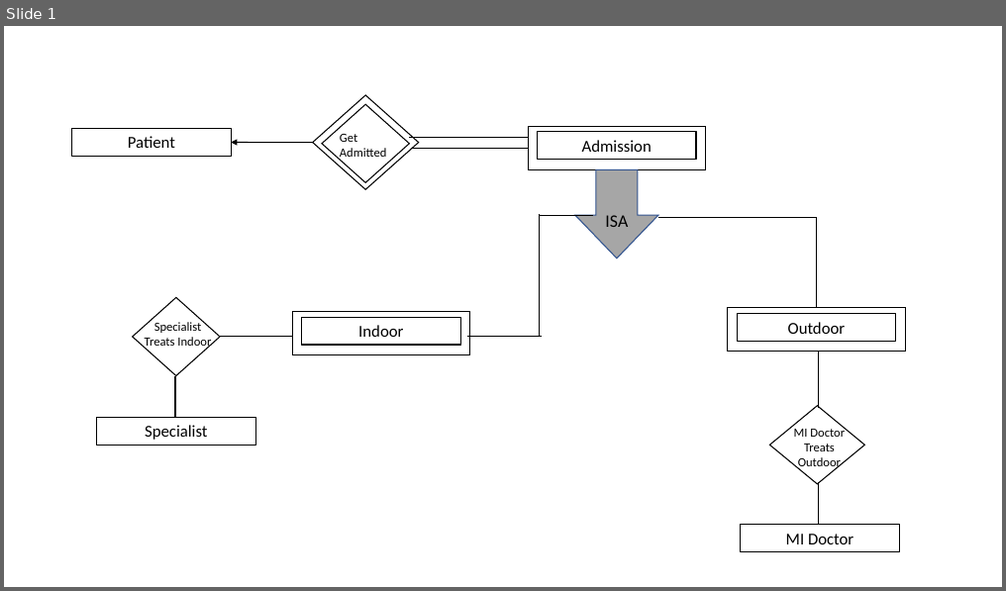
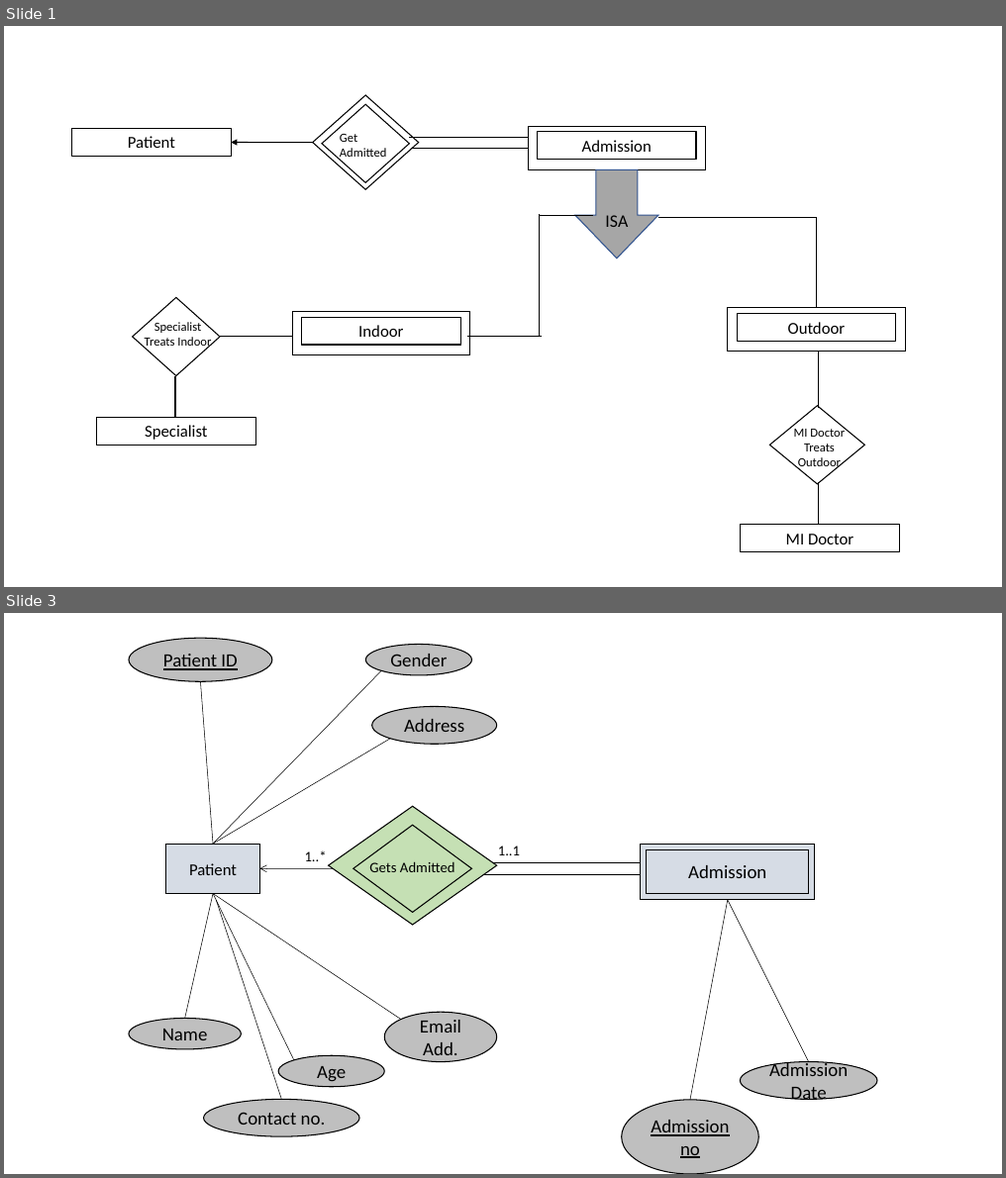
Before and after one commit to zahangir0cse/doctor-patient-crud-system-using-spring-mvc-hibernate-and-mysql-database, a slide deck: ERD Design.pptx. Shown one above the other, each under a label of ours: slide 1 before the commit, slides 1 and 3 after it; the slides between them are not shown. The pictures are 1006x591 and 1006x1178 pixels, drawn with LibreOffice and Linux fonts; fonts in the diff are those of the drawing. Boxes give left, top, right and bottom in pixels: in the first picture for what was removed or moved away, otherwise in the second. Text is boxed around its words. In the diff, an @@ line names an element or a change of style, - is before the commit and + after.

```diff
--- a/ERD Design.pptx
+++ b/ERD Design.pptx
@@ slide 3 added at <box>4,613,1002,1174</box>, background #FFFFFF @@
@@ ellipse added at <box>129,638,272,681</box>, fill #BFBFBF, outline #000000 1 pt, 18 pt, text #000000, underline @@
+Patient ID
@@ line added from (213, 844) to (381, 670), #000000 0.5 pt @@
@@ ellipse added at <box>365,645,472,676</box>, fill #BFBFBF, outline #000000 1 pt, 18 pt, text #000000 @@
+Gender
@@ line added from (213, 844) to (200, 682), #000000 0.5 pt @@
@@ ellipse added at <box>372,707,497,744</box>, fill #BFBFBF, outline #000000 1 pt, 18 pt, text #000000 @@
+Address
@@ line added from (213, 844) to (390, 739), #000000 0.5 pt @@
@@ diamond added at <box>328,806,497,925</box>, fill #C5E0B4, outline #000000 1 pt @@
@@ rectangle added at <box>166,844,260,894</box>, fill #D6DCE5, outline #000000 1 pt, 16 pt, text #000000 @@
+Patient
@@ diamond added at <box>353,825,472,912</box>, fill #C5E0B4, outline #000000 1 pt, 14 pt, text #000000 @@
+Gets Admitted
@@ text added at <box>498,846,520,856</box>, 14 pt, text #000000 @@
+1..1
@@ rectangle added at <box>641,844,815,900</box>, fill #D6DCE5, outline #000000 1 pt @@
@@ arrow added from (341, 869) to (260, 869), #000000 0.5 pt @@
@@ text added at <box>305,851,327,861</box>, 14 pt, text #000000 @@
+1..*
@@ line added from (478, 875) to (641, 875), #000000 0.5 pt @@
@@ line added from (478, 862) to (641, 862), #000000 0.5 pt @@
@@ rectangle added at <box>647,851,809,894</box>, fill #D6DCE5, outline #000000 1 pt, 18 pt, text #000000 @@
+Admission
@@ line added from (213, 894) to (185, 1019), #000000 0.5 pt @@
@@ line added from (213, 894) to (294, 1060), #000000 0.5 pt @@
@@ line added from (213, 894) to (401, 1020), #000000 0.5 pt @@
@@ line added from (216, 900) to (282, 1100), #000000 0.5 pt @@
@@ line added from (728, 900) to (690, 1100), #000000 0.5 pt @@
@@ line added from (728, 900) to (809, 1062), #000000 0.5 pt @@
@@ ellipse added at <box>129,1019,242,1051</box>, fill #BFBFBF, outline #000000 1 pt, 18 pt, text #000000 @@
+Name
@@ ellipse added at <box>384,1012,497,1062</box>, fill #BFBFBF, outline #000000 1 pt, 18 pt, text #000000 @@
+Email Add.
@@ ellipse added at <box>279,1057,385,1087</box>, fill #BFBFBF, outline #000000 1 pt, 18 pt, text #000000 @@
+Age
@@ ellipse added at <box>740,1062,877,1100</box>, fill #BFBFBF, outline #000000 1 pt, 18 pt, text #000000 @@
+Admission Date
@@ ellipse added at <box>204,1100,359,1137</box>, fill #BFBFBF, outline #000000 1 pt, 18 pt, text #000000 @@
+Contact no.
@@ ellipse added at <box>622,1100,758,1174</box>, fill #BFBFBF, outline #000000 1 pt, 18 pt, text #000000, underline @@
+Admission no
```
Also in this commit, not shown: 7 other slides added.
